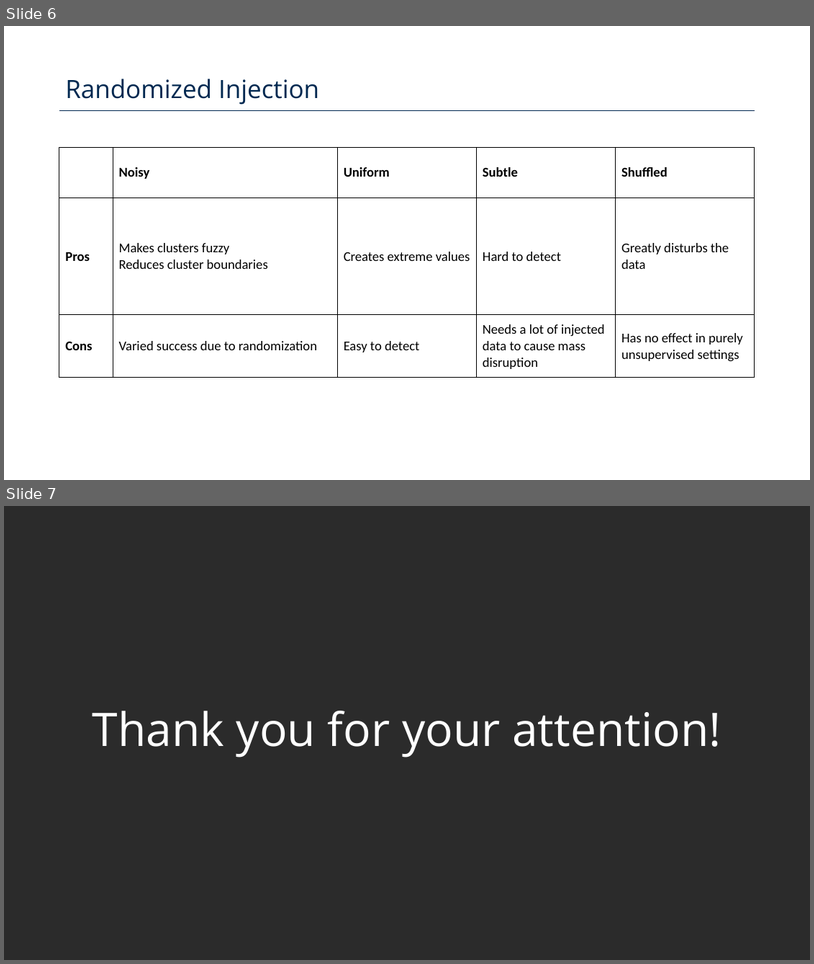
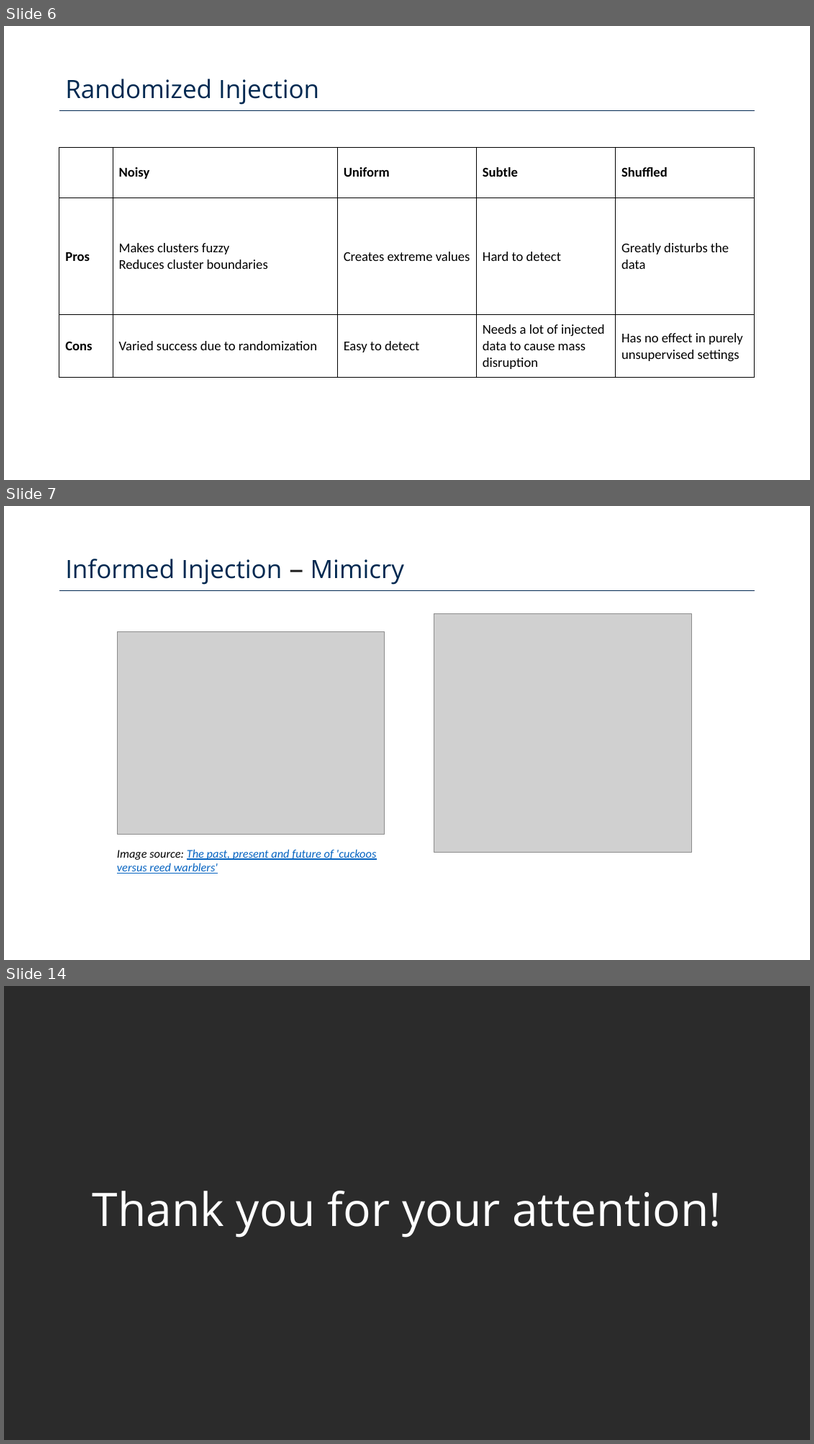
Before and after one commit to Poison-Cluster/poison-cluster, a slide deck: poison_cluster_defense.pptx. Shown one above the other, each under a label of ours: slides 6 and 7 before the commit, slides 6, 7 and 14 after it; the slides between them are not shown. The pictures are 814x964 and 814x1444 pixels, drawn with LibreOffice and Linux fonts; fonts in the diff are those of the drawing; grey boxes stand for pictures; background and template pictures are left out; a plain dark background stands for a picture behind light text. Boxes give left, top, right and bottom in pixels: in the first picture for what was removed or moved away, otherwise in the second. Text is boxed around its words. In the diff, an @@ line names an element or a change of style, - is before the commit and + after.

```diff
--- a/poison_cluster_defense.pptx
+++ b/poison_cluster_defense.pptx
@@ slide 7 added at (4,506,810,960), background #FFFFFF; not listed: 1 template element that a slide beside it also shows @@
@@ text added at (65,559,404,584), 30 pt, text #012850 @@
+Informed Injection — Mimicry
@@ picture added at (118,632,384,834) @@
@@ picture added at (434,614,692,852) @@
@@ text added at (117,849,377,873), 14 pt, text #0563C1, italic, underline @@
+Image source: The past, present and future of 'cuckoos versus reed warblers'
@@ what was slide 7 is now slide 14 @@
```
Also in this commit, not shown: 2 slides changed, 6 other slides added.
